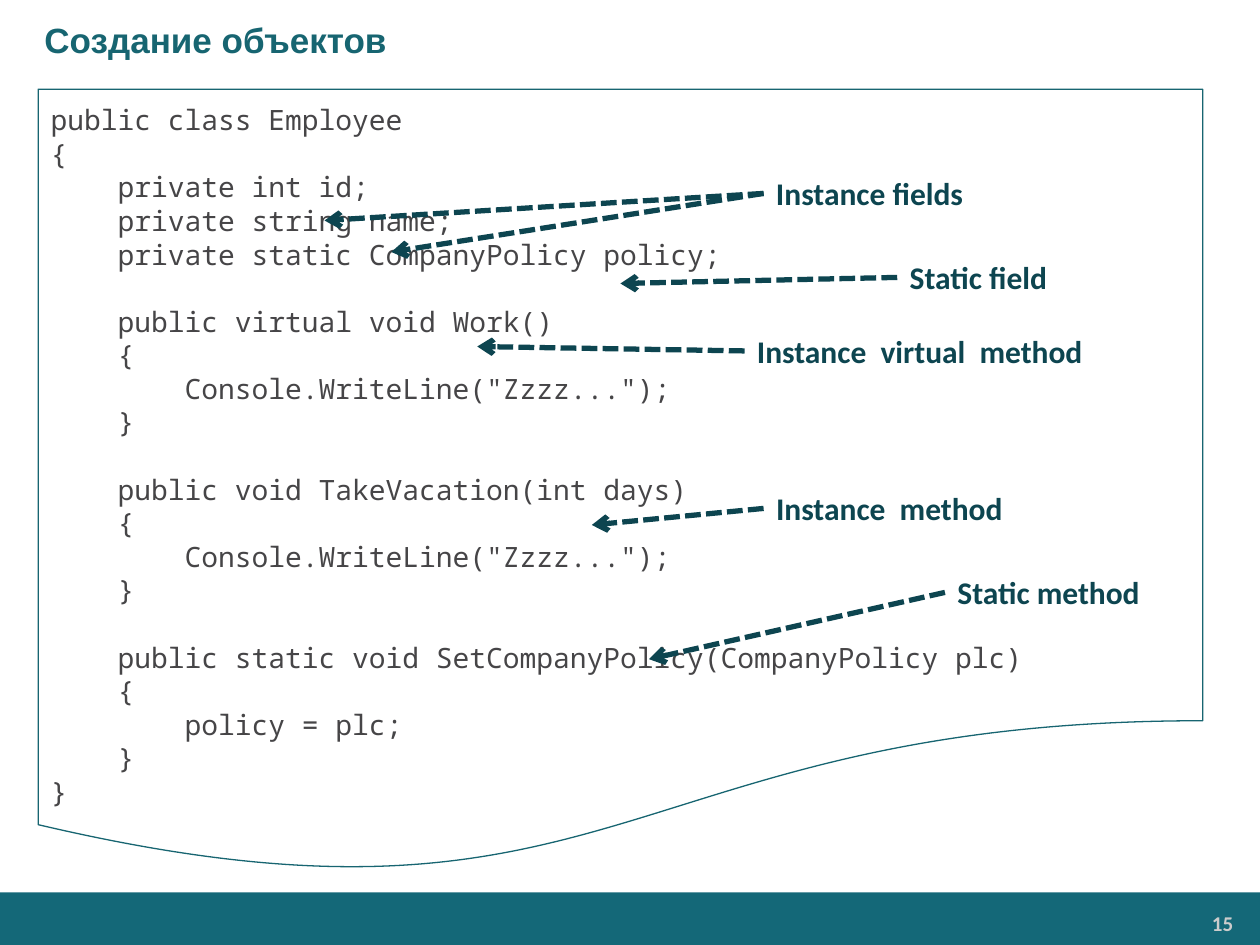
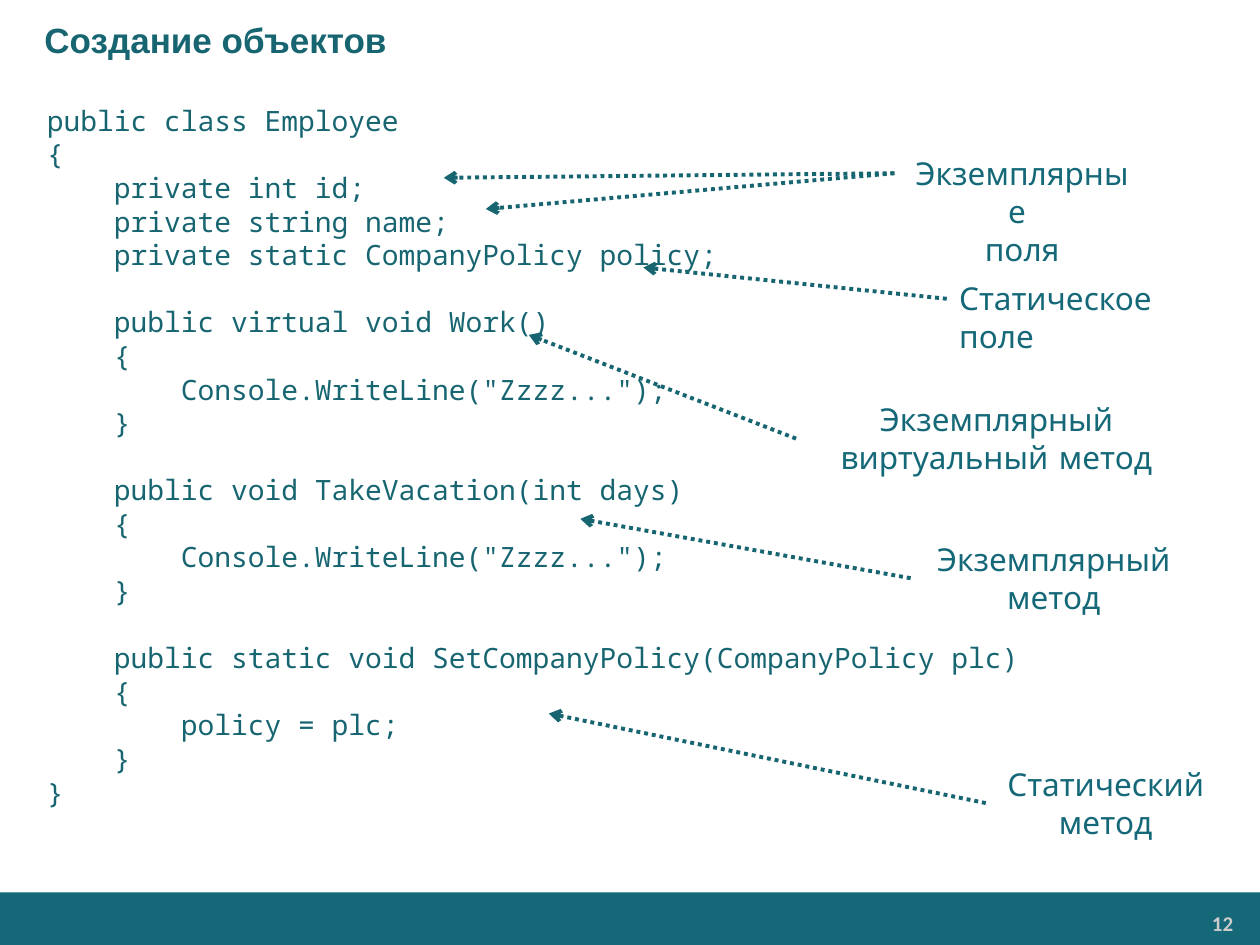
Before and after one commit to EPM-RD-NETLAB/.NET-Framework-modules, a slide deck: slide 12 of M3. Types/Types (RU).pptx (slide 15 before the commit). Drawn at 1260x945 pixels with LibreOffice and Linux fonts; fonts in the diff are those of the drawing; background and template pictures are left out. Boxes give left, top, right and bottom in pixels: in the first picture for what was removed or moved away, otherwise in the second. Text is boxed around its words. In the diff, an @@ line names an element or a change of style, - is before the commit and + after.

```diff
--- a/M3. Types/Types (RU).pptx
+++ b/M3. Types/Types (RU).pptx
@@ flow chart document "public class Employee": place and size @@
-flow chart document "public class Employee" at (38, 89, 1202, 877)
+flow chart document "public class Employee" at (34, 79, 1225, 892)
@@ flow chart document "public class Employee" at (34, 79, 1225, 892): text colour #464547 to #176571; fill #FFFFFF to none; outline #176571 0.75 pt to none @@
@@ arrow moved from (764, 194) - (325, 220) to (895, 173) - (444, 178) @@
@@ arrow (895, 173) - (444, 178): stroke #0D4650 3 pt dashed to #176571 2.25 pt dashed @@
@@ arrow moved from (764, 194) - (392, 252) to (895, 173) - (486, 209) @@
@@ arrow (895, 173) - (486, 209): stroke #0D4650 3 pt dashed to #176571 2.25 pt dashed @@
@@ arrow moved from (897, 277) - (620, 284) to (946, 299) - (644, 267) @@
@@ arrow (946, 299) - (644, 267): stroke #0D4650 3 pt dashed to #176571 2.25 pt dashed @@
@@ arrow moved from (745, 352) - (478, 346) to (796, 438) - (529, 335) @@
@@ arrow (796, 438) - (529, 335): stroke #0D4650 3 pt dashed to #176571 2.25 pt dashed @@
@@ arrow moved from (945, 592) - (649, 659) to (911, 578) - (581, 519) @@
@@ arrow (911, 578) - (581, 519): stroke #0D4650 3 pt dashed to #176571 2.25 pt dashed @@
@@ group removed at (592, 183, 1140, 605): 5 texts, 1 arrow @@
-Instance fields
-Static field
-Instance virtual method
-Instance method
-Static method
@@ group added at (549, 243, 1204, 840): 5 texts, 1 arrow @@
+Экземплярные
+поля
+Статическое поле
+Экземплярный виртуальный метод
+Экземплярный метод
+Статический метод
@@ page number at (1212, 917, 1233, 931): text changed @@
-15
+12
```
Also in this commit, not shown: 11 other slides changed, 8 slides added, 9 slides removed, 5 other files.
